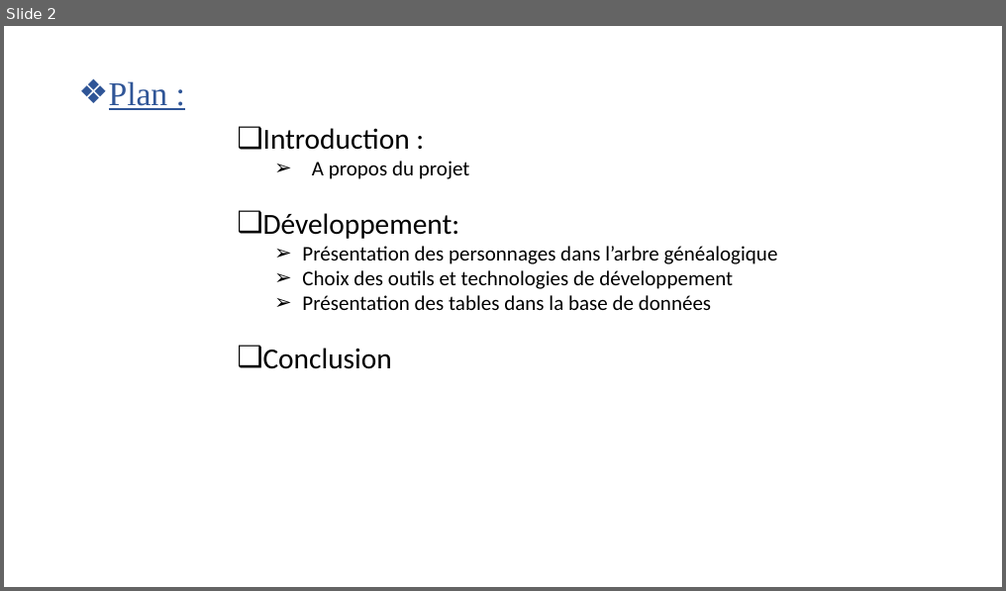
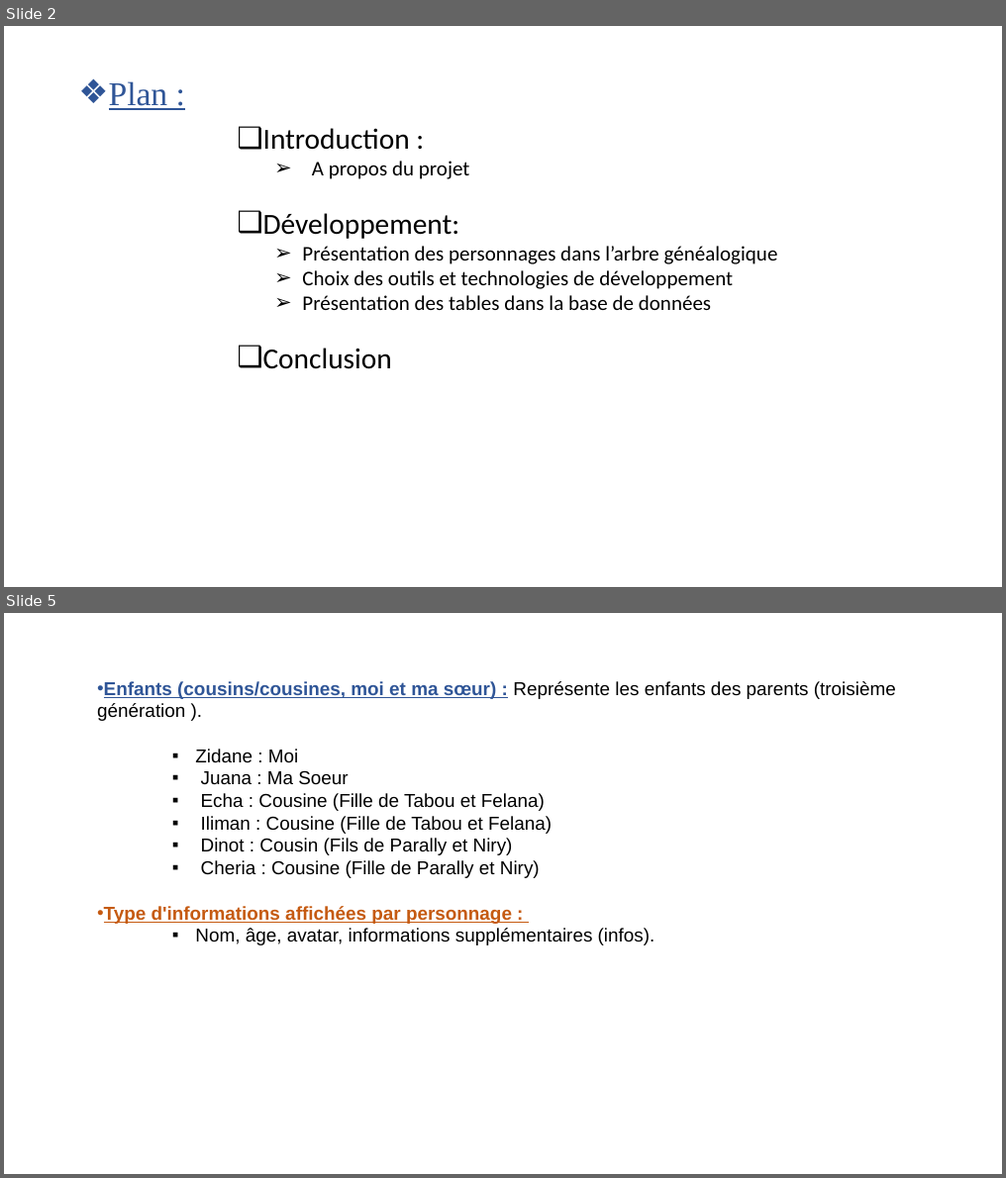
Before and after one commit to Zidaneravilimita/Arbre-genealogique, a slide deck: Présentation PP.pptx. Shown one above the other, each under a label of ours: slide 2 before the commit, slides 2 and 5 after it; the slides between them are not shown. The pictures are 1006x591 and 1006x1178 pixels, drawn with LibreOffice and Linux fonts; fonts in the diff are those of the drawing. Boxes give left, top, right and bottom in pixels: in the first picture for what was removed or moved away, otherwise in the second. Text is boxed around its words. In the diff, an @@ line names an element or a change of style, - is before the commit and + after.

```diff
--- a/Présentation PP.pptx
+++ b/Présentation PP.pptx
@@ slide 5 added at bbox=[4, 613, 1002, 1174], background #FFFFFF @@
@@ text added at bbox=[97, 681, 896, 946], 18 pt, text #000000 @@
+• Enfants (cousins/cousines, moi et ma sœur) : Représente les enfants des parents (troisième génération ).
+    ▪ Zidane : Moi
+    ▪ Juana : Ma Soeur
+    ▪ Echa : Cousine (Fille de Tabou et Felana)
+    ▪ Iliman : Cousine (Fille de Tabou et Felana)
+    ▪ Dinot : Cousin (Fils de Parally et Niry)
+    ▪ Cheria : Cousine (Fille de Parally et Niry)
+• Type d'informations affichées par personnage :
+    ▪ Nom, âge, avatar, informations supplémentaires (infos).
```
Also in this commit, not shown: 6 other slides added, 3 slides removed, 3 other files.
